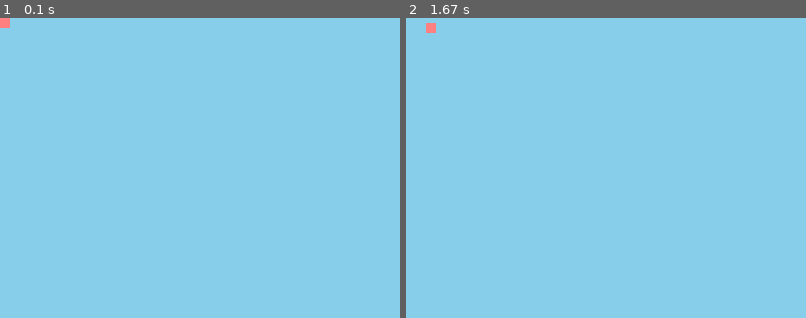
Above: before the commit, frames 1-2 (left to right).
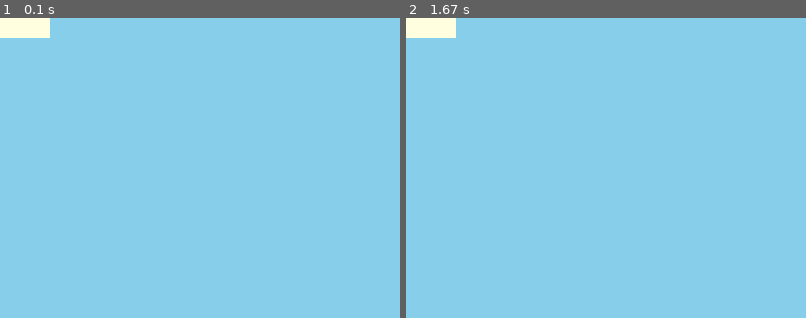
Above: after the commit, the same moments.

Repository: LTstrange/PyGameEngine
Game: pygame game, started from main.py
The game is run twice, just before and just after one commit, with the same random seed, the same clock (stepped at 60 frames per second) and the same inputs.
Inputs (mouse positions are % of the whole screen's width and height, from its top left):
- Up to frame 1 (0.1 s): no input
- Up to frame 2 (1.67 s): click (3, 2) at 0.38 s
The pictures show only the part of the screen within x 0-50%, y 0-50%; the shares and areas given below are measured in that part.

The runs differ from the first frame. In frame 1, 0.8% of the frame differs, in the area x 0-13%, y 0-7%; in frame 2, 0.8%.

Commit message:
add basic button class and mouse class

Diff:
--- a/PyGameEngine/Input.py
+++ b/PyGameEngine/Input.py
@@ -12,3 +12,8 @@
         for event in pygame.event.get():
             if event.type == pygame.QUIT:
                 self.game.running = False
+            if event.type == pygame.MOUSEBUTTONDOWN:
+                if event.button == 1:
+                    sps = pygame.sprite.spritecollide(self.game.scene.mouse, self.game.scene.group, dokill=False)
+                    for sp in sps:
+                        sp.handle_input()
--- a/PyGameEngine/Object.py
+++ b/PyGameEngine/Object.py
@@ -19,3 +19,37 @@
 
     def handle_input(self, *args, **kwargs):
         pass
+
+class Button(Sprite):
+    def __init__(self, pos, size, text, *groups: AbstractGroup) -> None:
+        super().__init__(*groups)
+        self.pos = pos
+        self.size = size
+        self.text = text
+
+        self.image = pygame.Surface(size)
+        self.rect = self.image.get_rect()
+        self.rect.topleft = pos
+
+    def set_color(self, color):
+        self.image.fill(color)
+
+    def handle_input(self, *args, **kwargs):
+        print("Being clicked.")
+
+    def update(self, *args, **kwargs):
+        pass
+
+class Mouse(Sprite):
+    """
+    Trace Mouse position use Sprite, make mouse click detection much easier.
+    """
+    def __init__(self, *groups: AbstractGroup) -> None:
+        super().__init__(*groups)
+
+        self.image = pygame.Surface((1, 1))
+
+        self.rect = self.image.get_rect()
+
+    def update(self):
+        self.rect.center = pygame.mouse.get_pos()
--- a/PyGameEngine/Scene.py
+++ b/PyGameEngine/Scene.py
@@ -4,7 +4,7 @@
 import pygame
 from pygame.sprite import Group
 
-from .Object import Object
+from .Object import Button, Mouse
 
 
 class Scene:
@@ -17,7 +17,11 @@
 
         self.set_layout()
 
+        self.mouse = Mouse()
+
     def update(self):
+        self.mouse.update()
+
         self.group.update()
 
         self.game.screen.blit(self.background, self.background.get_rect())
@@ -25,4 +29,5 @@
         self.group.draw(self.game.screen)
 
     def set_layout(self):
-        Object((10, 10), (255, 128, 128), self.group)
+        b = Button((0, 0), (50, 20), 'Click!', self.group)
+        b.set_color((255,255,224))
Not shown, added: .gitignore
